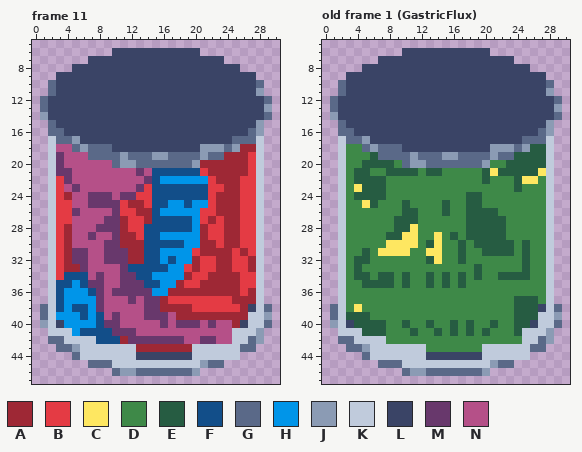
A pixel-art file gets an edit: Assets/Textures/Aseprite Filer/TestTube_Animations.aseprite. The first picture shows the starting point.
48x48 pixels, 11 frames. Shown: frame 11: x 0..30, y 5..47; old frame 1 (GastricFlux): x 0..30, y 5..47.
Visible layers, top first: "TestTubH/Layer 2 #2", "TestTubH/Layer 3", "TestTubH/BloodSpear Anim", "TestTubH/Detaljer", "TestTubH/Filling", "TestTubH/Layer 2", "Layer 1".
Palette (. is transparent): A #9e2835  B #e43b44  C #fee761  D #3e8948  E #265c42  F #124e89  G #5a6988  H #0095e9  J #8b9bb4  K #c0cbdc  L #3a4466  M #68386c  N #b55088
Pixels before, frame 11, first column x 1:
 6 .........LLLLLLLLLLL.........
 7 ......LLLLLLLLLLLLLLLLL......
 8 ....LLLLLLLLLLLLLLLLLLLLL....
 9 ..LLLLLLLLLLLLLLLLLLLLLLLLL..
10 .GLLLLLLLLLLLLLLLLLLLLLLLLLG.
11 .GLLLLLLLLLLLLLLLLLLLLLLLLLJ.
12 GLLLLLLLLLLLLLLLLLLLLLLLLLLLG
13 GLLLLLLLLLLLLLLLLLLLLLLLLLLLJ
14 JLLLLLLLLLLLLLLLLLLLLLLLLLLLG
15 .GLLLLLLLLLLLLLLLLLLLLLLLLLJ.
16 .GGLLLLLLLLLLLLLLLLLLLLLLLGJ.
17 .KGGJLLLLLLLLLLLLLLLLLLLGGGK.
18 .KNNGJGGGLLLLLLLLLLLJJJGJAAK.
19 .KMNNNGGGGJGGGJJGGGGJGGAAABK.
20 .KMNNNNNNGJJGGGGGGGJAAAAAABK.
21 .KMMNNNNNNNNMNFFFFFFBAAAAABK.
22 .KBMNNNNNNNNNMFHHHHHHBAAABBK.
23 .KBNMNNNNNNNMBFFFFFFFBBAABBK.
24 .KBANNMMMNMMBBFFFFFFFBAAABBK.
25 .KBBNNMMMMBAABFFHHFHHBAAABBK.
26 .KBBMNNNNMBBAAFHHHHHBBAAABBK.
27 .KBBNNNNMMABBAFFFFFHBABAABBK.
28 .KBANNNMMMABBFFFFFFHABBAABBK.
29 .KBANNMNNMAABFFHHHHHABBAABBK.
30 .KBANNNNMMAAAFFFFFHHAABAABBK.
31 .KBAMMNNMMMAAFFHHHHBAAAABABK.
32 .KBAMMNNMMMAAFFHFHHABBAABBAK.
33 .KBAAMNNNNMFFFFFHHBABBAABBAK.
34 .KBFFFNMNNMMFFHHHHABBAAAABBK.
35 .KFFHFMMNNMMMFFHHABBAAAAABBK.
36 .KFHHHFMNMMMMMHHAAAAAAAAABAK.
37 .KFHHHHMNNNMNMMABBBBBBBBAAAK.
38 GKFHFFHMNNNNNMMAAAABBBBBBALKG
39 GKHHHFHFNMNNNMMMNAAAAAAAAAKKJ
40 JKLHHHHFMMNNNNNMNMMMNMNNALKKG
41 .KKKHFFFFMMMNNNNNNNNNNNNKKKJ.
42 .GGKKKKFFFAMMMMMMMNNMMNNKKGJ.
43 ..GGJKKKKKKKAAAAAAAKKKKKKGG..
44 ....GKKKKKKKLLLLLLLKKKKKK....
45 ......GGGKKKKKKKKKKKJGG......
46 .........GJJGGGGGGGJ.........
Pixels before, old frame 1 (GastricFlux), first column x 1:
 6 .........LLLLLLLLLLL.........
 7 ......LLLLLLLLLLLLLLLLL......
 8 ....LLLLLLLLLLLLLLLLLLLLL....
 9 ..LLLLLLLLLLLLLLLLLLLLLLLLL..
10 .GLLLLLLLLLLLLLLLLLLLLLLLLLG.
11 .GLLLLLLLLLLLLLLLLLLLLLLLLLJ.
12 GLLLLLLLLLLLLLLLLLLLLLLLLLLLG
13 GLLLLLLLLLLLLLLLLLLLLLLLLLLLJ
14 JLLLLLLLLLLLLLLLLLLLLLLLLLLLG
15 .GLLLLLLLLLLLLLLLLLLLLLLLLLJ.
16 .GGLLLLLLLLLLLLLLLLLLLLLLLGJ.
17 .KGGJLLLLLLLLLLLLLLLLLLLGGGK.
18 .KDDGJGGGLLLLLLLLLLLJJJGJEEK.
19 .KDDDEGGGGJGGGJJGGGGJGGEEEEK.
20 .KDDEEEEDGJJGGGGGGGJDDEEEEEK.
21 .KDEEDDEEEEDEEDDDDDECEEEEECK.
22 .KDEEEEDDDDDDDDDDDDEDDDECCDK.
23 .KDCEEEDDDDDDDDDDDDDDDDEDDDK.
24 .KDEEEEDDDDDDDDDDEEDDDDDDDDK.
25 .KDDCEDDDEDDDDEDDEEDDDDDDDDK.
26 .KDDDDDDDEEDDDEDDEEEEDDDDDDK.
27 .KDDDDDDEEEDDDDDDEEEEEDDDDDK.
28 .KDDDDDDEECDDDDDDEEEEEDDDDDK.
29 .KDDDDDEECCDDCDEDEEEEEDDDDDK.
30 .KDDDDDCCCCDECDDEDEEEEEDEDDK.
31 .KDDEDCCCCDDCCDDEDDEEEEDEDDK.
32 .KDEEDDDDDDDECDDEDDDDDDDEDDK.
33 .KDEDDDDDDDDDDDDDDEDDDDDEDDK.
34 .KDEEDEEDEDDEDEDEDEDDEEEEDDK.
35 .KDDEEEEDEDDEDEDEDDDDDDDDDDK.
36 .KDDDDDDDDDDDDDDDDDDDDDDDDDK.
37 .KDDDDDDDDDDDDDDDDDDDDDEEEDK.
38 GKDCDDDDDDDDDDDDDDDDDDDEEELKG
39 GKEEEDDDDDDDDDDDDDDDDDDEEEKKJ
40 JKLEEEEDDEDDEDDEDEDDEDDEELKKG
41 .KKKEEEDDDEDDEDEDEDEDDDEKKKJ.
42 .GGKKKKDDDDDDDDDDDDDDDDDKKGJ.
43 ..GGJKKKKKKKDDDDDDDKKKKKKGG..
44 ....GKKKKKKKLLLLLLLKKKKKK....
45 ......GGGKKKKKKKKKKKJGG......
46 .........GJJGGGGGGGJ.........
After the commit:
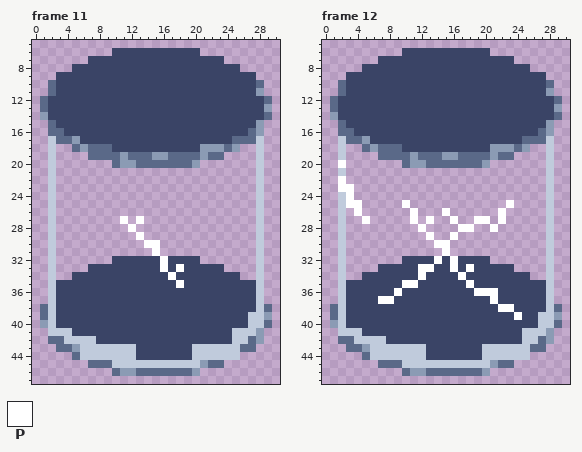
Colours new in this view: P #ffffff
A new or re-ordered frame is compared with the old frame closest to it.
Diff:
frames 11 -> 12
layer "TestTubH/Layer 4" added
Changed rows in their new state; - is an unchanged pixel.
Frame 11:
first column x 3:
18 ..---------------------..
19 ....-----------------....
20 .......-----------.......
21 .........................
22 .........................
23 .........................
24 .........................
25 .........................
26 .........................
27 ........P.P..............
28 .........P...............
29 ..........P..............
30 ...........PP............
31 ............P............
32 .......LLLLLLPLLLL.......
33 ....LLLLLLLLLPLPLLLLL....
34 ..LLLLLLLLLLLLPLLLLLLLL..
35 LLLLLLLLLLLLLLLPLLLLLLLLL
36 LLLLLLLLLLLLLLLLLLLLLLLLL
37 LLLLLLLLLLLLLLLLLLLLLLLLL
38 LLLLLLLLLLLLLLLLLLLLLLLL-
39 LLLLLLLLLLLLLLLLLLLLLLLL-
40 -LLLLLLLLLLLLLLLLLLLLLL--
41 --LLLLLLLLLLLLLLLLLLLL---
42 -----LLLLLLLLLLLLLLLLL---
43 ----------LLLLLLL--------
Frame 12 is new; against old frame 1 (GastricFlux), layers "TestTubH/Layer 4", "TestTubH/Detaljer", "TestTubH/Filling":
first column x 2:
18 -..---------------------..
19 -....-----------------....
20 P.......-----------.......
21 -.........................
22 P.........................
23 PP........................
24 -P........................
25 -PP.....P............P....
26 -.P......P...P......P.....
27 -..P.....P.P..P..PP.P.....
28 -.........P....PP..P......
29 -..........P..P...........
30 -...........PP............
31 -............P............
32 -.......LLLLPLPLLLL.......
33 -....LLLLLPPLLPLPLLLLL....
34 -..LLLLLLLPLLLLPLLLLLLLL..
35 -LLLLLLLPPLLLLLLPLLLLLLLLL
36 -LLLLLLPLLLLLLLLLPPPLLLLLL
37 -LLLLPPLLLLLLLLLLLLPLLLLLL
38 -LLLLLLLLLLLLLLLLLLLPPLLL-
39 -LLLLLLLLLLLLLLLLLLLLLPLL-
40 --LLLLLLLLLLLLLLLLLLLLLL--
41 ---LLLLLLLLLLLLLLLLLLLL---
42 ------LLLLLLLLLLLLLLLLL---
43 -----------LLLLLLL--------
